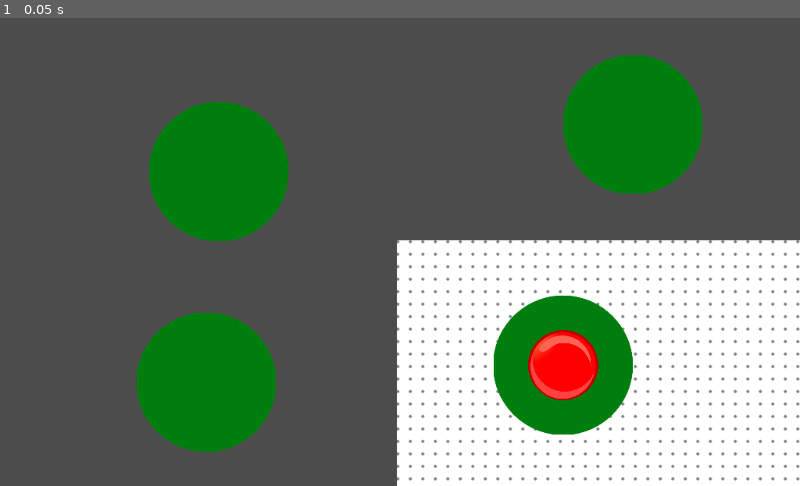
Above: before the commit, frame 1.
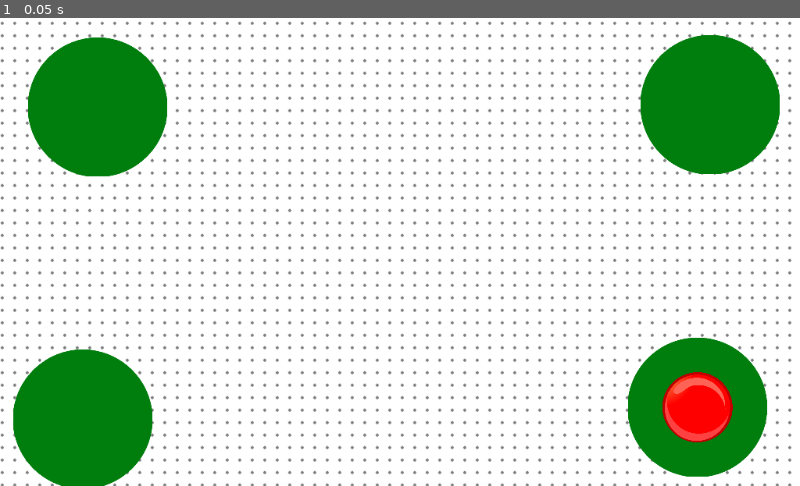
Above: after the commit, the same moment.

Repository: BaseCrusher/sdent_project
Game: Godot game, scene res://Levels/Level1.tscn
Two runs of this game, one before a commit and one after it. Both use one fixed random seed, a clock stepped at 60 frames per second and the inputs below. This scene is started directly instead of the project's main scene.
Inputs:
- Up to frame 1 (0.05 s): no input

The runs differ from the first frame. In frame 1, 83% of the frame differs, in the area x 0-100%, y 0-100%.

Commit message:
added end plate to plate

Diff:
--- a/GameObjects/Character/Character.tscn
+++ b/GameObjects/Character/Character.tscn
@@ -1,5 +1,7 @@
-[gd_scene load_steps=4 format=2]
+[gd_scene load_steps=6 format=2]
 
+[ext_resource path="res://resources/images/character_arm.png" type="Texture" id=1]
+[ext_resource path="res://resources/images/_character.png" type="Texture" id=2]
 [ext_resource path="res://resources/images/character.png" type="Texture" id=3]
 [ext_resource path="res://GameObjects/Character/CharacterScript.gd" type="Script" id=4]
 
@@ -16,3 +18,17 @@
 [node name="CharacterSprite" type="Sprite" parent="."]
 scale = Vector2( 0.15, 0.15 )
 texture = ExtResource( 3 )
+
+[node name="_character" type="Sprite" parent="."]
+position = Vector2( 111.361, 140.755 )
+texture = ExtResource( 2 )
+
+[node name="character_arm" type="Sprite" parent="_character"]
+position = Vector2( -25.5888, 106.442 )
+z_index = -1
+texture = ExtResource( 1 )
+
+[node name="character_arm2" type="Sprite" parent="_character"]
+position = Vector2( 26.3933, 105.196 )
+z_index = -1
+texture = ExtResource( 1 )
--- a/GameObjects/JumpPlates/JumpPlateScript.gd
+++ b/GameObjects/JumpPlates/JumpPlateScript.gd
@@ -2,6 +2,7 @@
 class_name JumpPlate
 
 export(bool) var is_start_plate
+export(bool) var is_end_plate
 
 onready var level_global : Node = $"/root/LevelGlobal"
 onready var character : Node2D = level_global.get_character_node()
@@ -16,6 +17,9 @@
 
 
 func character_entered(body : Node):
+	if is_end_plate:
+		print("bla")
+
 	if is_active and body is Character:
 		level_global.activate_all_jump_plates()
 		is_active = false
--- a/Levels/AbstractLevel.tscn
+++ b/Levels/AbstractLevel.tscn
@@ -8,7 +8,7 @@
 [node name="LevelUI" parent="." instance=ExtResource( 2 )]
 
 [node name="bg_tile" type="Sprite" parent="."]
-position = Vector2( 1255.54, 709.467 )
+position = Vector2( -2.83716, -2.60358 )
 texture = ExtResource( 1 )
 region_enabled = true
 region_rect = Rect2( -432.87, -129.404, 2518.33, 1448.08 )
--- a/Levels/Level1.tscn
+++ b/Levels/Level1.tscn
@@ -6,18 +6,19 @@
 [node name="Level1" type="Node"]
 
 [node name="AbstractLevel" parent="." instance=ExtResource( 1 )]
-position = Vector2( -22.1228, -20.6399 )
+position = Vector2( -19.4531, -20.6399 )
 z_index = -1
 
 [node name="JumpPlate" parent="." instance=ExtResource( 2 )]
-position = Vector2( 186.676, 124.451 )
+position = Vector2( 361.29, 178.423 )
 is_start_plate = true
 
 [node name="JumpPlate2" parent="." instance=ExtResource( 2 )]
-position = Vector2( -253.984, -123.817 )
+position = Vector2( -406.375, -206.362 )
+is_end_plate = true
 
 [node name="JumpPlate3" parent="." instance=ExtResource( 2 )]
-position = Vector2( -269.858, 146.041 )
+position = Vector2( -425.423, 193.663 )
 
 [node name="JumpPlate4" parent="." instance=ExtResource( 2 )]
-position = Vector2( 276.208, -184.139 )
+position = Vector2( 377.802, -209.537 )
Binary file added: resources/images/_character.png
Not shown, added: resources/images/_character.png.import
Binary file added: resources/images/character_arm.png
Not shown, added: resources/images/character_arm.png.import
